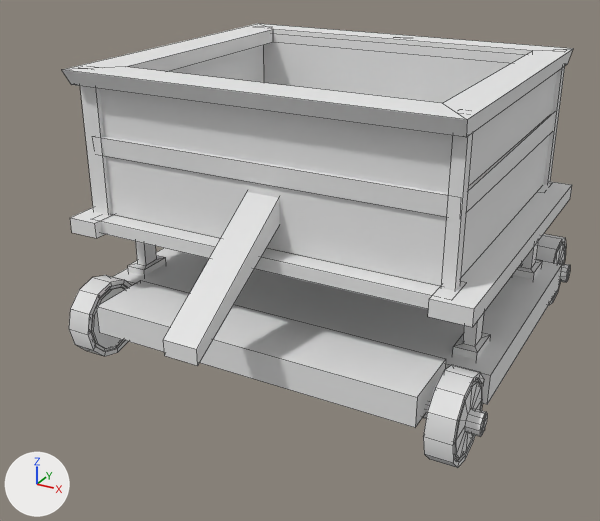
The FBX model assets/resources/fbx/kuangche_a.fbx as it was, and as the next commit left it.
Both versions are drawn from a 50 mm camera at (12.5, -25.3, 12.5) aimed at (0.0, -2.7, 1.2). Lighting does not change. The marker at lower left points along +X, +Y and +Z. Mesh edges are drawn as thin lines. Where no turn or scale is listed for an object, it has been applied to the vertices. Vertices at the same position are counted once.

Names of what the first picture shows: '立方体.003'.
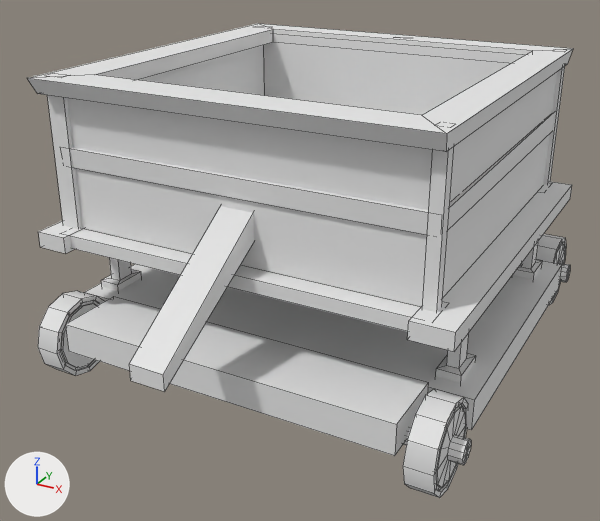
The newer file is also turned or shifted as a whole; pictures and numbers use the older file's frame.

Changed parts and their boxes [x1, y1, x2, y2] in the pictures (600 x 521 px; the box of a moved part takes in the faces that stretch with it):
'立方体.003', reshaped (7% wider, 7% taller): before [62, 23, 573, 468]; after [27, 23, 573, 498]
part 1 of me_立方体_003, moved or reshaped: before [69, 275, 132, 356]; after [38, 291, 104, 376]
part 2 of me_立方体_003, moved or reshaped: before [423, 365, 487, 468]; after [403, 389, 471, 498]
part 3 of me_立方体_003, moved or reshaped: before [80, 86, 111, 215]; after [47, 95, 82, 229]
part 4 of me_立方体_003, moved or reshaped: before [441, 133, 473, 291]; after [422, 146, 454, 312]
part 5 of me_立方体_003, moved or reshaped: before [128, 242, 166, 276]; after [101, 258, 142, 291]
part 6 of me_立方体_003, moved or reshaped: before [453, 313, 490, 360]; after [436, 334, 476, 383]
part 7 of me_立方体_003, moved or reshaped: before [96, 280, 446, 427]; after [65, 296, 429, 456]
part 8 of me_立方体_003, moved or reshaped: before [164, 192, 280, 366]; after [129, 206, 254, 392]
part 9 of me_立方体_003, moved or reshaped: before [101, 215, 440, 309]; after [70, 229, 421, 332]
part 10 of me_立方体_003, moved or reshaped: before [423, 401, 431, 419]; after [403, 428, 411, 445]
part 11 of me_立方体_003, moved or reshaped: before [62, 23, 273, 238]; after [28, 23, 273, 254]
part 12 of me_立方体_003, moved or reshaped: before [62, 49, 573, 327]; after [27, 49, 573, 351]
part 13 of me_立方体_003, moved or reshaped: before [113, 248, 562, 405]; after [84, 260, 562, 430]

Edits to the bpy script that builds the scene:
```text
Change me_立方体_003:
    used by ob_立方体_003; location = (0.0, 0.0, 0.0)
    before: 816 (-6.8, -4.5, -1.2), 817 (-6.8, -4.5, -0.2) at pixel (111, 276), 820 (7.3, -4.5, -1.2) at pixel (487, 404), 821 (7.3, -4.5, -0.2) at pixel (490, 375)
    remove me_立方体_003.from_pydata(...)  # 976 vertices, 844 faces; spans x -7.0..7.5, y -9.6..7.2, z -2.5..7.5
    add me_立方体_003.from_pydata(...)  # 976 vertices, 844 faces; spans x -7.0..7.5, y -11.1..7.2, z -2.5..7.5
    me_立方体_003 part 1: the loose piece of 156 vertices spanning x -7.0..-5.8, y -7.1..-4.3, z -2.5..0.3 is moved by (0.0, -1.5, 0.0)
    me_立方体_003 part 2: the loose piece of 156 vertices spanning x 6.3..7.5, y -7.1..-4.3, z -2.5..0.3 is moved by (0.0, -1.5, 0.0)
    me_立方体_003 part 3: the loose piece of 8 vertices spanning x -6.6..-5.9, y -5.3..-4.9, z 2.5..7.5 is moved by (0.0, -1.5, 0.0)
    me_立方体_003 part 4: the loose piece of 8 vertices spanning x 5.9..6.3, y -5.3..-4.9, z 2.5..7.5 is moved by (0.0, -1.5, 0.0)
    me_立方体_003 part 5: the loose piece of 20 vertices spanning x -6.6..-5.8, y -3.9..-2.6, z -0.3..2.4 is moved by (0.0, -1.5, 0.0)
    me_立方体_003 part 6: the loose piece of 20 vertices spanning x 5.9..6.7, y -3.9..-2.6, z -0.3..2.4 is moved by (0.0, -1.5, 0.0)
    me_立方体_003 part 7: the loose piece of 8 vertices spanning x -5.4..5.9, y -6.8..-4.5, z -1.1..-0.1 is moved by (0.0, -1.5, 0.0)
    me_立方体_003 part 8: the loose piece of 8 vertices spanning x -0.4..0.7, y -9.6..-5.0, z 0.9..4.4 is moved by (0.0, -1.5, 0.0)
    me_立方体_003 part 9: the loose piece of 8 vertices spanning x -6.2..6.4, y -5.9..-4.6, z 2.1..2.6 is moved by (0.0, -1.5, 0.0)
    me_立方体_003 part 10: the loose piece of 24 vertices spanning x 5.6..6.2, y -6.0..-5.5, z -1.4..-0.8 is moved by (0.0, -1.5, 0.0)
    me_立方体_003 part 11: 16 of the vertices in x -6.9..-5.3, y -6.1..-4.6, z 2.1..7.5 are moved by (0.0, -1.5, 0.0)
    me_立方体_003 part 12: 16 of the vertices in x 5.3..7.1, y -6.1..-4.6, z 2.1..7.5 are moved by (0.0, -1.5, 0.0)
    me_立方体_003 part 13
    add for i in [816, 817, 820, 821]: me_立方体_003.vertices[i].co += Vector((0.0, -1.5, 0.0))
```
